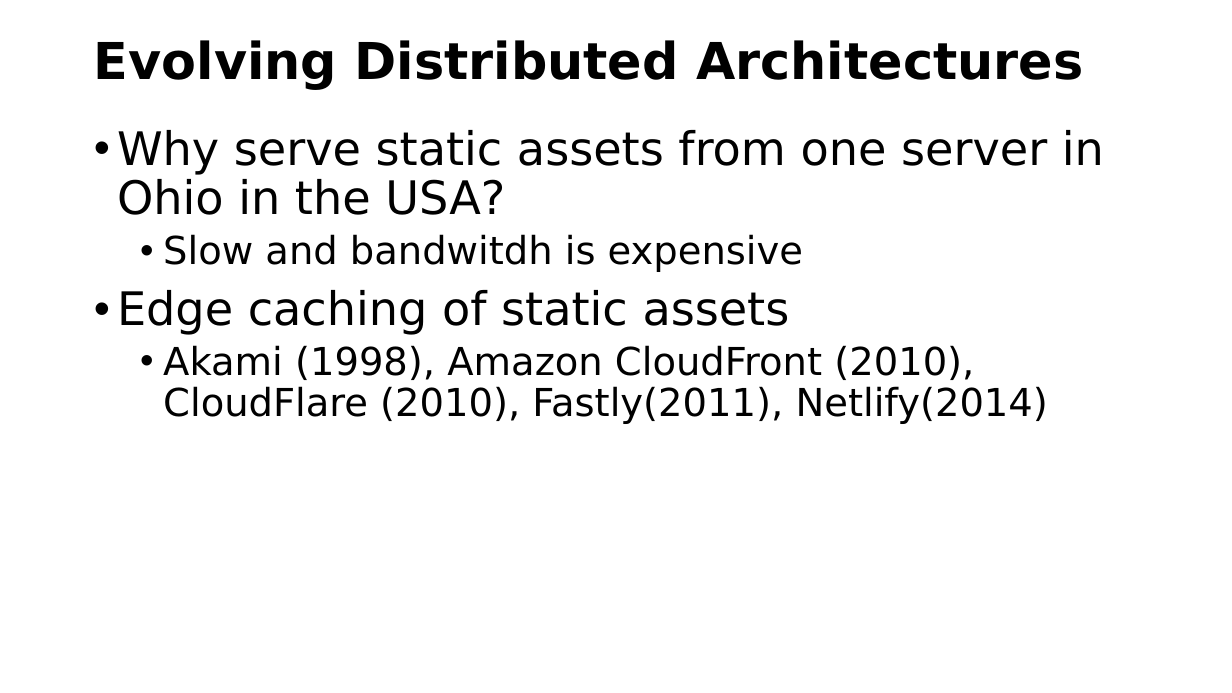
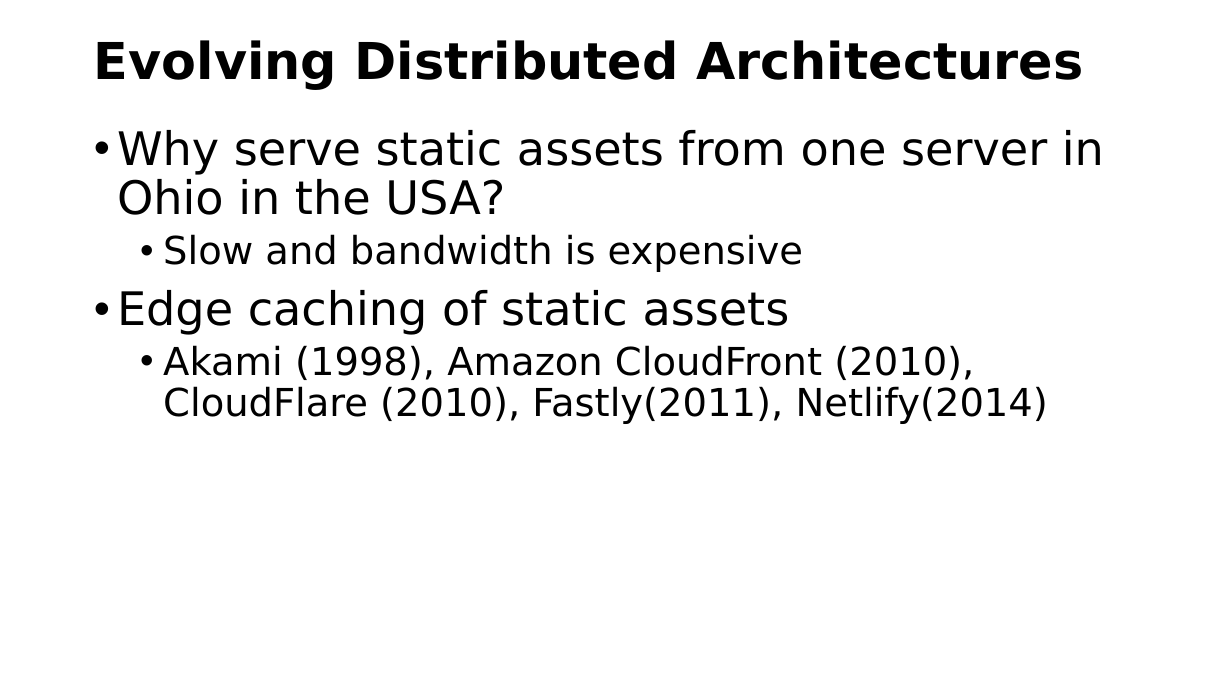
Before and after one commit to csev/pg4e, a slide deck: slide 4 of lectures/07-DenoKV.pptx. Drawn at 1232x693 pixels with LibreOffice and Linux fonts; fonts in the diff are those of the drawing. Boxes give left, top, right and bottom in pixels: in the first picture for what was removed or moved away, otherwise in the second. Text is boxed around its words. In the diff, an @@ line names an element or a change of style, - is before the commit and + after.

```diff
--- a/lectures/07-DenoKV.pptx
+++ b/lectures/07-DenoKV.pptx
@@ text at box(163, 234, 803, 272): text changed @@
-  • Slow and bandwitdh is expensive
+  • Slow and bandwidth is expensive
```
Also in this commit, not shown: 15 other slides changed, 2 slides removed, 1 other file.
